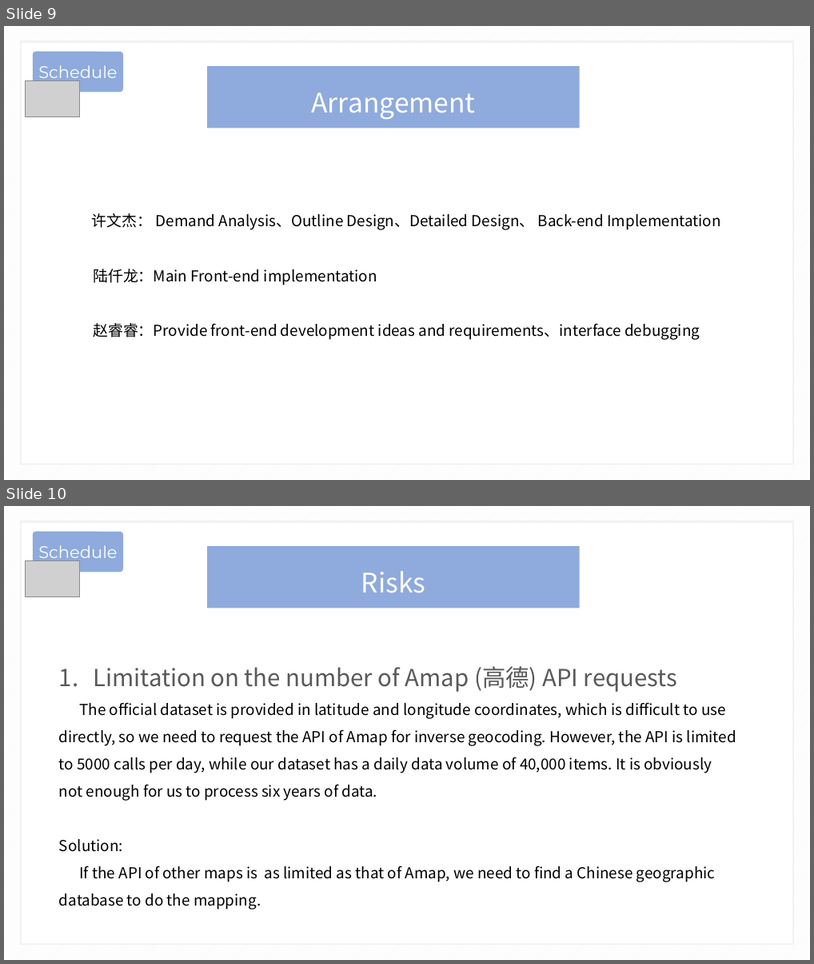
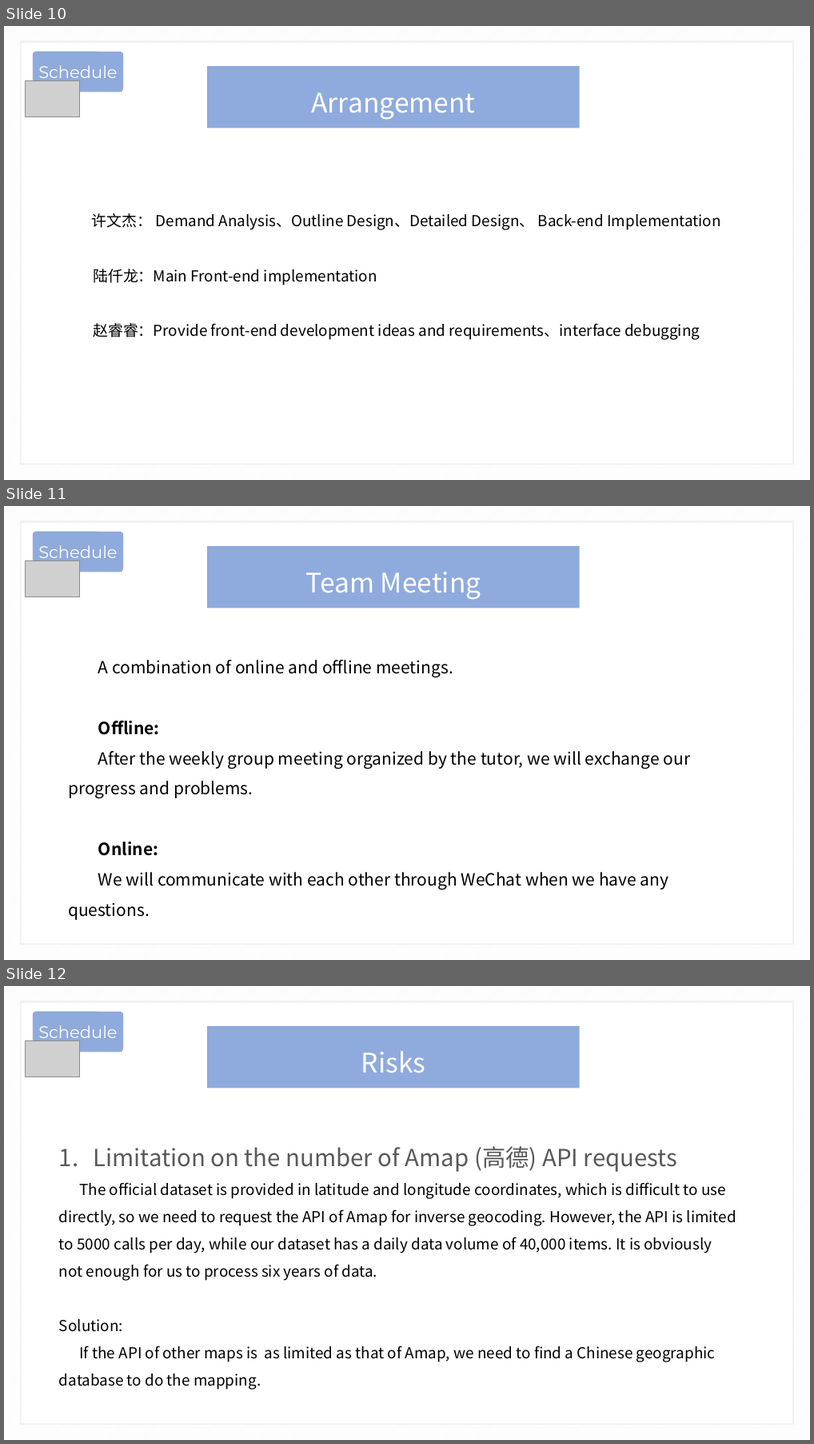
Before and after one commit to WhoopsLeo/Air-Quality-Visualization-System-frontend, a slide deck: 软件项目管理第一次演讲.pptx. Shown one above the other, each under a label of ours: slides 9 and 10 before the commit, slides 10, 11 and 12 after it. The pictures are 814x964 and 814x1444 pixels, drawn with LibreOffice and Linux fonts; fonts in the diff are those of the drawing; grey boxes stand for pictures. Boxes give left, top, right and bottom in pixels: in the first picture for what was removed or moved away, otherwise in the second. Text is boxed around its words. In the diff, an @@ line names an element or a change of style, - is before the commit and + after.

```diff
--- a/软件项目管理第一次演讲.pptx
+++ b/软件项目管理第一次演讲.pptx
@@ slide 11 added at [4, 506, 810, 960], background #FFFFFF; not listed: 2 template elements that a slide beside it also shows @@
@@ rounded rectangle added at [33, 532, 123, 572], fill #8FAADC @@
@@ text added at [38, 545, 117, 563], 20 pt, text #FFFFFF @@
+Schedule
@@ rectangle added at [207, 546, 580, 608], fill #8FAADC @@
@@ picture added at [25, 561, 80, 597] @@
@@ text added at [306, 572, 482, 600], 32 pt, text #FFFFFF @@
+Team Meeting
@@ text added at [68, 660, 691, 889], 20 pt, text #000000 @@
+A combination of online and offline meetings.
+Offline:
+After the weekly group meeting organized by the tutor, we will exchange our progress and problems.
+Online:
+We will communicate with each other through WeChat when we have any questions.
@@ freeform shape added at [474, 653, 495, 684], fill #FFFFFF @@
@@ freeform shape added at [479, 658, 485, 664], fill #FFFFFF @@
@@ what was slide 9 is now slide 10 @@
@@ what was slide 10 is now slide 12 @@
```
Also in this commit, not shown: 2 slides changed, 1 other slide added.
